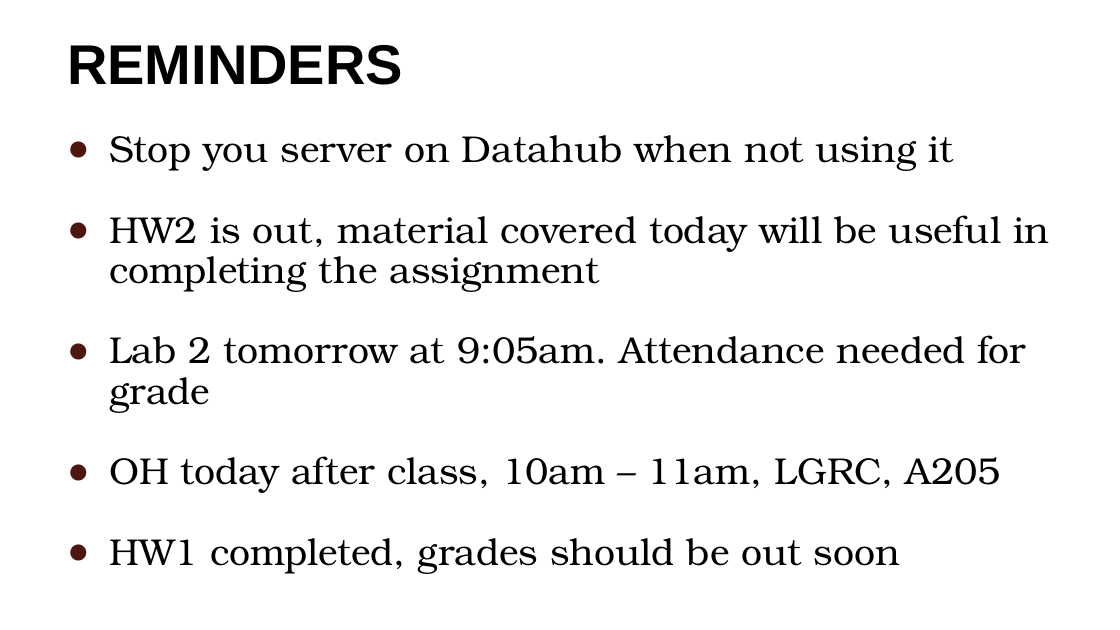
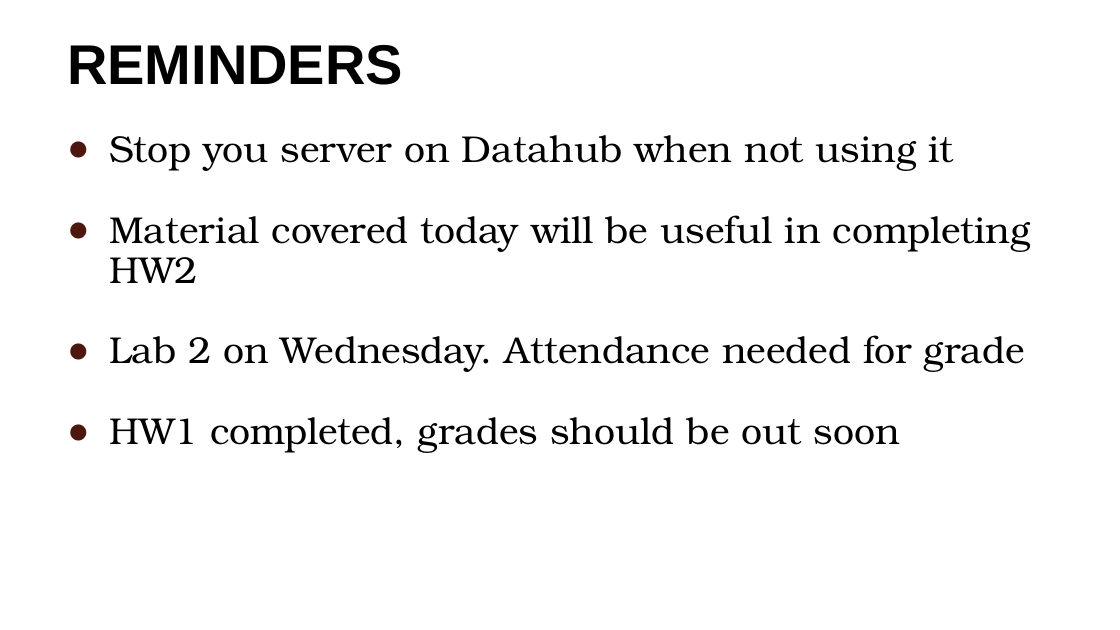
Before and after one commit to blprickett/current-Ling190D, a slide deck: slide 11 of module2/2-slides.pptx. Drawn at 1120x630 pixels with LibreOffice and Linux fonts; fonts in the diff are those of the drawing; background and template pictures are left out. Boxes give left, top, right and bottom in pixels: in the first picture for what was removed or moved away, otherwise in the second. Text is boxed around its words. In the diff, an @@ line names an element or a change of style, - is before the commit and + after.

```diff
--- a/module2/2-slides.pptx
+++ b/module2/2-slides.pptx
@@ text at [109, 215, 1031, 372]: text changed @@
-● HW2 is out, material covered today will be useful in completing the assignment
-● Lab 2 tomorrow at 9:05am. Attendance needed for grade
-● OH today after class, 10am – 11am, LGRC, A205
+● Material covered today will be useful in completing HW2
+● Lab 2 on Wednesday. Attendance needed for grade
```
Also in this commit, not shown: 9 other slides changed.
